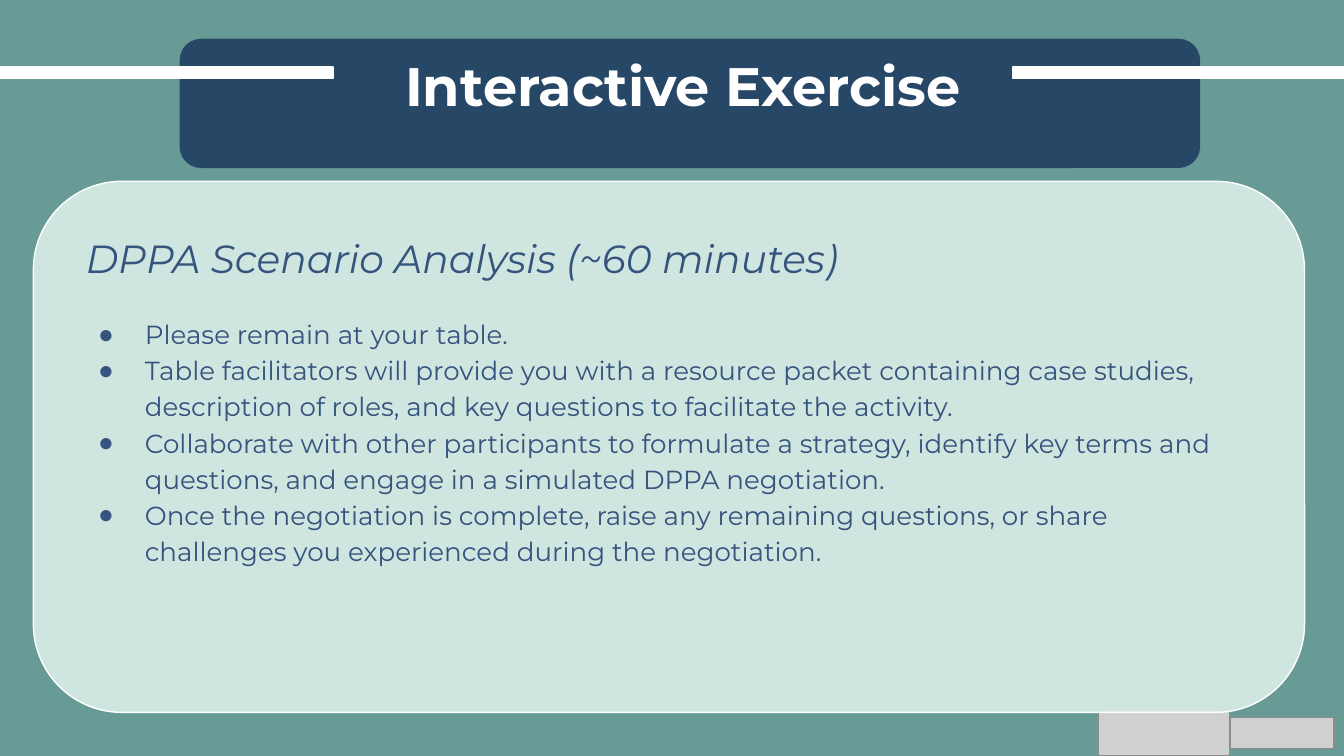
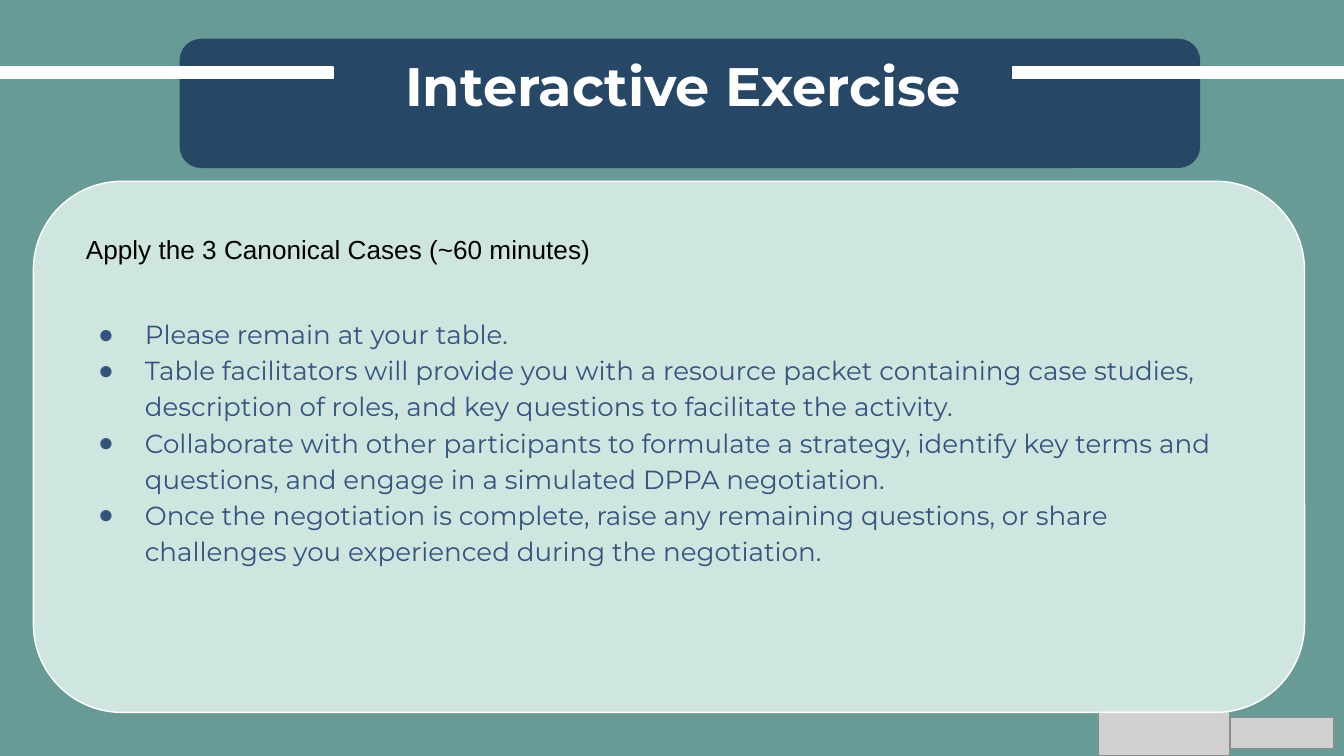
Before and after one commit to tah-allotrope/dppa-case, a slide deck: slide 33 of ceba/CEBA DPPA 2026.pptx. Drawn at 1344x756 pixels with LibreOffice and Linux fonts; fonts in the diff are those of the drawing; grey boxes stand for pictures; background and template pictures are left out. Boxes give left, top, right and bottom in pixels: in the first picture for what was removed or moved away, otherwise in the second. Text is boxed around its words. In the diff, an @@ line names an element or a change of style, - is before the commit and + after.

```diff
--- a/ceba/CEBA DPPA 2026.pptx
+++ b/ceba/CEBA DPPA 2026.pptx
@@ text at [86,240,589,265]: text changed; size 21 to 14 pt; font Montserrat to Arial; text colour #34537D to #000000; italic off @@
-DPPA Scenario Analysis (~60 minutes)
+Apply the 3 Canonical Cases (~60 minutes)
```
Also in this commit, not shown: 6 other slides changed, 7 other files.
